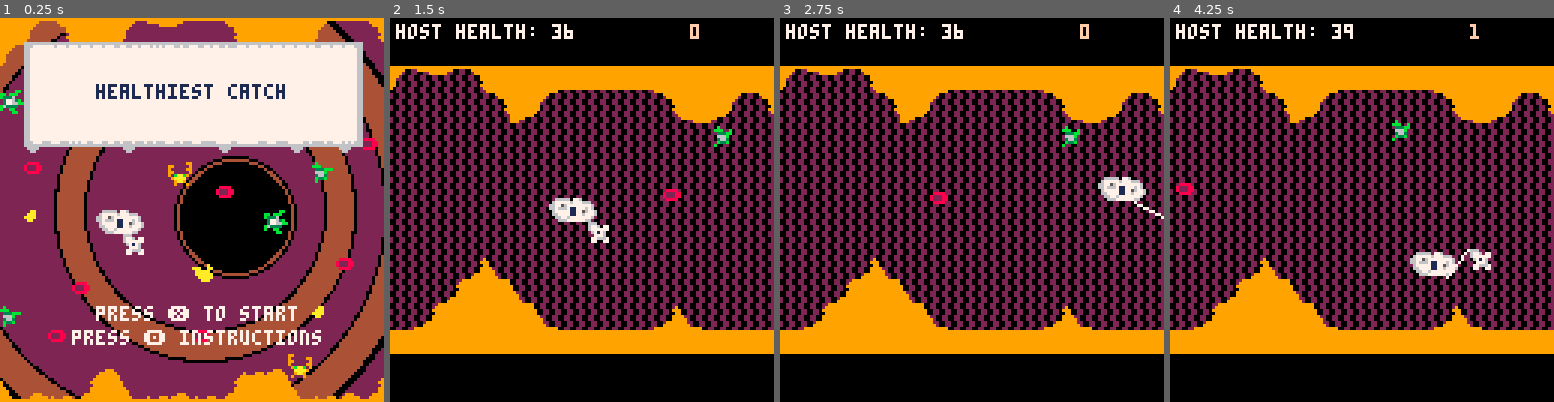
Above: before the commit, frames 1-4 (left to right).
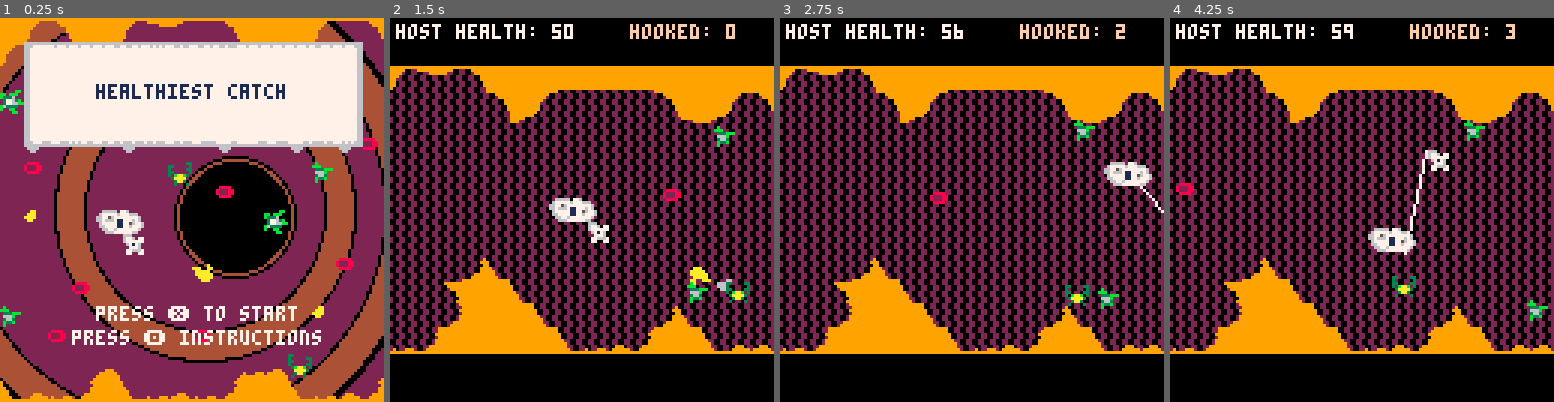
Above: after the commit, the same moments.

Repository: tyedye105/SlowJamJune2018
Game: PICO-8 cartridge amoebaFish.p8
The game is run twice, just before and just after one commit, with the same random seed, the same clock (stepped at 60 frames per second) and the same inputs.
Inputs:
- Up to frame 1 (0.25 s): no input
- Up to frame 2 (1.5 s): tap X (X key) at 0.33, 1.07 s; tap O (Z key) at 0.7 s
- Up to frame 3 (2.75 s): hold Right 1.6-2.1 s; tap O (Z key) at 1.7, 2.1, 2.5 s; tap X (X key) at 1.85 s; hold Up 2.15-2.42 s; hold Right from 2.47 s (still down)
- Up to frame 4 (4.25 s): tap O (Z key) every 0.4 s from 2.9 to 4.1 s; tap X (X key) at 2.97, 4.08 s; release Right at 3.03 s; hold Left 3.08-3.58 s; hold Down 3.63-3.97 s; hold Right from 4.02 s (still down)

The runs differ from the first frame. In frame 1, 0.3% of the frame differs, in the area x 17-100%, y 4-94%; in frame 2, 4.2%; in frame 3, 5.3%; in frame 4, 6.1%, in the area x 0-100%, y 1-87%.

Commit message:
messa changes, sorry, still not good at commits

Diff:
--- a/amoebaFish.p8
+++ b/amoebaFish.p8
@@ -9,7 +9,7 @@
 --from your carts
 
 function _init()
- topspd = 2.8
+ topspd = 2.9
  accl = 1
  drg = 0.8
  current = 0.2
@@ -35,7 +35,7 @@
  lvl = 1
  _update = menu_update
  _draw = menu_draw
-
+ tick = 1
 end
 
 function menu_update()
@@ -72,17 +72,19 @@
  cls()
  dbground()
  map(0,0,0,0,16,16)
+ --draw stuck cholesterol
  for s in all(stuck) do
   spr(s.s,s.x,s.y)
  end
 
+ --draw player + hook
  spr(p.s,p.x,p.y,2,1)
  spr(h.s,h.x,h.y)
  draw_cilia()
- print(hooked,100,2,15)
+ print("hooked: "..hooked,80,2,15)
  print("host health: "..health,2,2,7)
  for i,c in pairs(critters) do
-  spr(c.s,c.x,c.y)
+  spr(c.cs,c.x,c.y)
  end
 end
 
@@ -225,12 +226,10 @@
 
  local x1 = p.x + p.dx
  local y1 = p.y + p.dy
- if hits_wall(x1,y1) then
+ if hits_wall(x1,y1) or hits_plaque(x1,y1,p) then
   rebound(x1,y1)
- elseif hits_plaque(x1,y1,p) then
-  rebound_plaque()
-
- else
+
+else
   p.x = mid(screenl-current,p.dx+p.x,screenr-p.w)
   p.y =mid(screentop,p.y + p.dy, screenbase - p.h)
 
@@ -255,14 +254,15 @@
 
 
 function rebound(x1,y1)
- if ((x1 <=screenl) or (x1+p.w >= screenr)) then
+ --if ((x1 <=screenl) or (x1+p.w >= screenr)) then
   p.dx = p.dx*bounce
- end
-
- if ((y1 <=screentop) or (y1+p.h >= screenbase)) then
+-- end
+
+-- if ((y1 <=screentop) or (y1+p.h >= screenbase)) then
   p.dy = p.dy*bounce
- end
-end
+-- end
+end
+
 -->8
 --critter functions
 function init_critters()
@@ -286,6 +286,7 @@
    x = screenr + 1,
    y = rndintb(screentop+16,screenbase-16),
    s = rndintb(3,10),
+   cs = 3,
    dx = -(flr(rnd(8))/8)-.01,
    dy = 0,
    wv = rnd(1)+0.3,
@@ -294,12 +295,13 @@
    w = 8,
    stuck = false
   }
-
-  if (c.sp == 16) c.h = 7 c.w = 6
-  if (c.sp == 17) c.h = 4 c.w = 6
-  if (c.sp == 18) c.h = 4 c.w = 4
-  if (c.sp == 19) c.h = 6 c.w = 6
-  if (c.sp == 20) c.h = 4 c.w = 5
+  c.cs = c.s
+
+  if (c.s == 3) c.h = 4 c.w = 6
+  if (c.s ==4) c.h = 4 c.w = 4
+  if (c.s == 5) c.h = 7 c.w = 6
+  if (c.s == 6) c.h = 7 c.w = 6
+  if (c.s == 8) c.h = 4 c.w = 5
   add(critters,c)
 
   spawn_timer= spawn_time
@@ -320,7 +322,8 @@
      c.y = y1
      c.dx = 0
      c.dy = 0
-     c.s +=7
+     c.cs +=64
+     c.s = c.cs
      c.stuck = true
      add(stuck,c)
      del(critters,c)
@@ -328,11 +331,11 @@
     else
      rebound_plaque(c)
     end
+   else -- doesn't rebound
+    c.x += c.dx - current
+    c.y += c.dy +c.wv*c.dx*sin(t()+5*3.14)
    end
-
-   c.x += c.dx - current
-   c.y += c.dy +c.wv*c.dx*sin(t()+5*3.14)
-  else
+  else --is caught
    c.x = h.x +4
    c.y = h.y +4
   end
@@ -342,7 +345,8 @@
 
 function update_critters()
  foreach(critters,move_critter)
-
+ foreach(critters,anim_critter)
+ tick += 1
  local to_del = {}
  for c in all(critters) do
   if c.x +c.w < screenl or
@@ -358,6 +362,16 @@
 
  add_critter()
 
+end
+
+function anim_critter(c)
+ if (fget(c.s,3)) return
+ if (tick %10 == 0) then
+  c.cs += 16
+  if c.cs > c.s + 48 then
+   c.cs = c.s
+  end
+ end
 end
 
 function score_hooked_critters(to_score)
@@ -661,7 +675,7 @@
 
 
 __gff__
-0000000804040000000000000000000002000000040400000000000000000000020000000404000000000000000000000000000004040000000000000000000000000000000000000000020202020202000000000000000000000202000200000000000000000000000000000000000000000000000000000000020202020202
+0000000804041010101000000000000002000000040400000000000000000000020000000404000000000000000000000000000004040000000000000000000000000000020200000000020202020202000000000404000000000202000200020000000004040000000000000000000200000000040400000000020202020202
 0000000000000000000000000000000000000000000000000000000000000000000000000000000000000000000000000000000000000000000000000000000000000000000000000000000000000000000000000000000000000000000000000000000000000000000000000000000000000000000000000000000000000000
 __map__
 5c5c5c5c3c3c3c3c3c3c3c3c3c3c3c3c3c2c2d2e2f0000000000000000000000000000000000000000000000000000003c3d3e3f3f3f3f3f3f003f3c3d3e3f0000000000000000000000000000000000000000000000000000000000000000000000000000000000000000000000000000000000000000666666000000000000
@@ -669,15 +683,15 @@
 4a4c4e4b5a5a5a5a5a5a5a5a5a5a5a5a0f000000000000000000000000000000000000000000000000000000000000000000000000000000000000000000000000000000000000000000000000000000000000000000000000000000000000000000000000000000000000000000000000000000000066000000000000000000
 2e2e2e2e4b5a4a2e2e2e2e4b5a5a4a4b5e000000000000000000000000000000000000000000000000000000000000000000000000000000000000000000000000000000000000000000000000000000000000000000000000000000000000000000000000000000000000000000000000000000000066666666000000888888
 0a2e0d0e2e4e2e2e2e2e2e2e4c4e2e2e2f000000000000000000000000000000000000000000000000000000000000000000000000000000000000000000000000000000000000000000000000000000000000000000000000000000000000000000000000000000000000000000000000000000000066666666000000000000
-003c3d3e3f3c3d3e3f3c3d3e3f3c3d3e3f000000000000000000000000000000000000000000000000000000000000000000000000000000000000000000000000000000000000000000000000000000000000000000000000000000000000000000000000000000000000000000000000000000000000000000000000000000
-0f0c0d0e5c0c0d0e0f0c0d0e0f0c0d0e0f000000000000000000000000000000000000000000000000000000000000000000000000000000000000000000000000000000000000000000000000000000000000000000000000000000000000000000000000000000000000000000000000000000000000000000000000000000
-1f1c1d1e5c5c1d1e1f1c1d1e1f1c1d1e1f000000000000000000000000000000000000000000000000000000000000000000000000000000000000000000000000000000000000000000000000000000000000000000000000000000000000000000000000000000000000000000000000000000000000000000000000000000
-2f2c2d2e2f2c2d2e2f2c2d2e2f2c2d2e2f000000000000000000000000000000000000000000000000000000000000000000000000000000000000000000000000000000000000000000000000000000000000000000000000000000000000000000000000000000000000000000000000000000000000000000000000000000
+003c3d3e3f3c3d3e3f3c003e003c3d3e3f000000000000000000000000000000000000000000000000000000000000000000000000000000000000000000000000000000000000000000000000000000000000000000000000000000000000000000000000000000000000000000000000000000000000000000000000000000
+0f0c0d0e5c0c0d0e0f0c0d000000000e0f000000000000000000000000000000000000000000000000000000000000000000000000000000000000000000000000000000000000000000000000000000000000000000000000000000000000000000000000000000000000000000000000000000000000000000000000000000
+1f1c1d1e5c5c1d1e1f0000000000001e1f000000000000000000000000000000000000000000000000000000000000000000000000000000000000000000000000000000000000000000000000000000000000000000000000000000000000000000000000000000000000000000000000000000000000000000000000000000
+2f2c2d2e2f2c2d2e2f2c00000000002e2f000000000000000000000000000000000000000000000000000000000000000000000000000000000000000000000000000000000000000000000000000000000000000000000000000000000000000000000000000000000000000000000000000000000000000000000000000000
 3f3c3d3e3f3c3d3e3f3c3d3e3f3c3d3e3f000000000000000000000000000000000000000000000000000000000000000000000000000000000000000000000000000000000000000000000000000000000000000000000000000000000000000000000000000000000000000000000000000000000000000000000000000000
-00003b7b7a1a1a3a3b2c2d2e2f2c2d2e0f000000000000000000000000000000000000000000000000000000000000000000000000000000000000000000000000000000000000000000000000000000000000000000000000000000000000000000000000000000000000000000000000000000000000000000000000000000
-1a1a7b5a5a7a1a1a1a3c3d3e3f3c3d3e1f000000000000000000000000000000000000000000000000000000000000000000000000000000000000000000000000000000000000000000000000000000000000000000000000000000000000000000000000000000000000000000000000000000000000000000000000000000
-007b5a5a5a5a7a000000007b7a0000002f000000000000000000000000000000000000000000000000000000000000000000000000000000000000000000000000000000000000000000000000000000000000000000000000000000000000000000000000000000000000000000000000000000000000000000000000000000
-5a5a5a5a5a5a5a5a5a5a5a5a5a5a5a5a3f000000000000000000000000000000000000000000000000000000000000000000000000000000000000000000000000000000000000000000000000000000000000000000000000000000000000000000000000000000000000000000000000000000000000000000000000000000
+00006d7b7a1a1a3a3b2c2d00002c2d2e0f000000000000000000000000000000000000000000000000000000000000000000000000000000000000000000000000000000000000000000000000000000000000000000000000000000000000000000000000000000000000000000000000000000000000000000000000000000
+1a1a6f5a5a7a1a1a1a3c3d3e3f3c3d3e1f000000000000000000000000000000000000000000000000000000000000000000000000000000000000000000000000000000000000000000000000000000000000000000000000000000000000000000000000000000000000000000000000000000000000000000000000000000
+006d5f5a5a5a7a0000006d7b7a0000002f000000000000000000000000000000000000000000000000000000000000000000000000000000000000000000000000000000000000000000000000000000000000000000000000000000000000000000000000000000000000000000000000000000000000000000000000000000
+7c5f5a5a5a5a5a7a7c7e7b5a5a7a7e7d3f000000000000000000000000000000000000000000000000000000000000000000000000000000000000000000000000000000000000000000000000000000000000000000000000000000000000000000000000000000000000000000000000000000000000000000000000000000
 005e5e5e5e5e5e5e5e5e5e5e5e5e000000000000000000000000000000000000000000000000000000000000000000000000000000000000000000000000000000000000000000000000000000000000000000000000000000000000000000000000000000000000000000000000000000000000000000000000000000000000
 5e5e5e5e5e5e5e5e5e5e5e5e5e5e5e5e00000000000000000000000000000000000000000000000000000000000000000000000000000000000000000000000000000000000000000000000000000000000000000000000000000000000000000000000000000000000000000000000000000000000000000000000000000000
 0000000000000000000000000000000000000000000000000000000000000000000000000000000000000000000000000000000000000000000000000000000000000000000000000000000000000000000000000000000000000000000000000000000000000000000000000000000000000000000000000000000000000000
Not shown, changed: 59 lines of the sprite sheet (__gfx__) section of amoebaFish.p8
